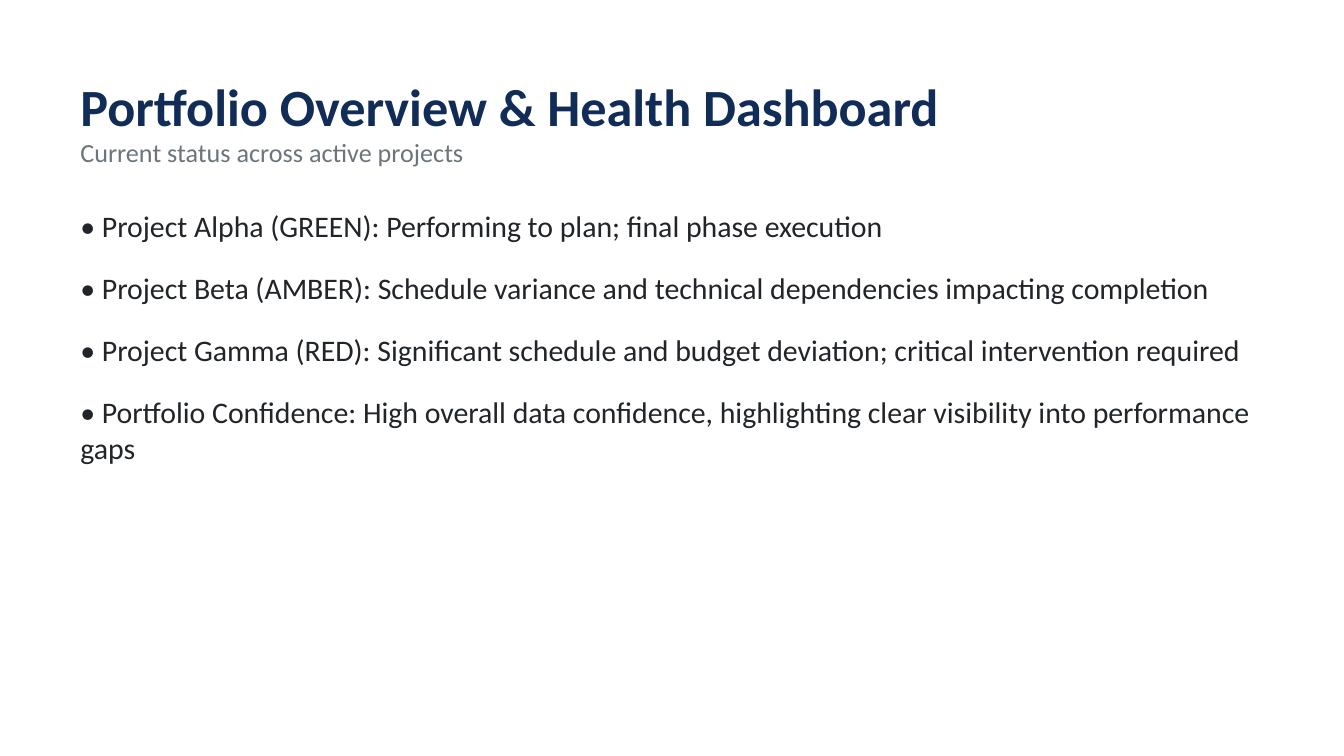
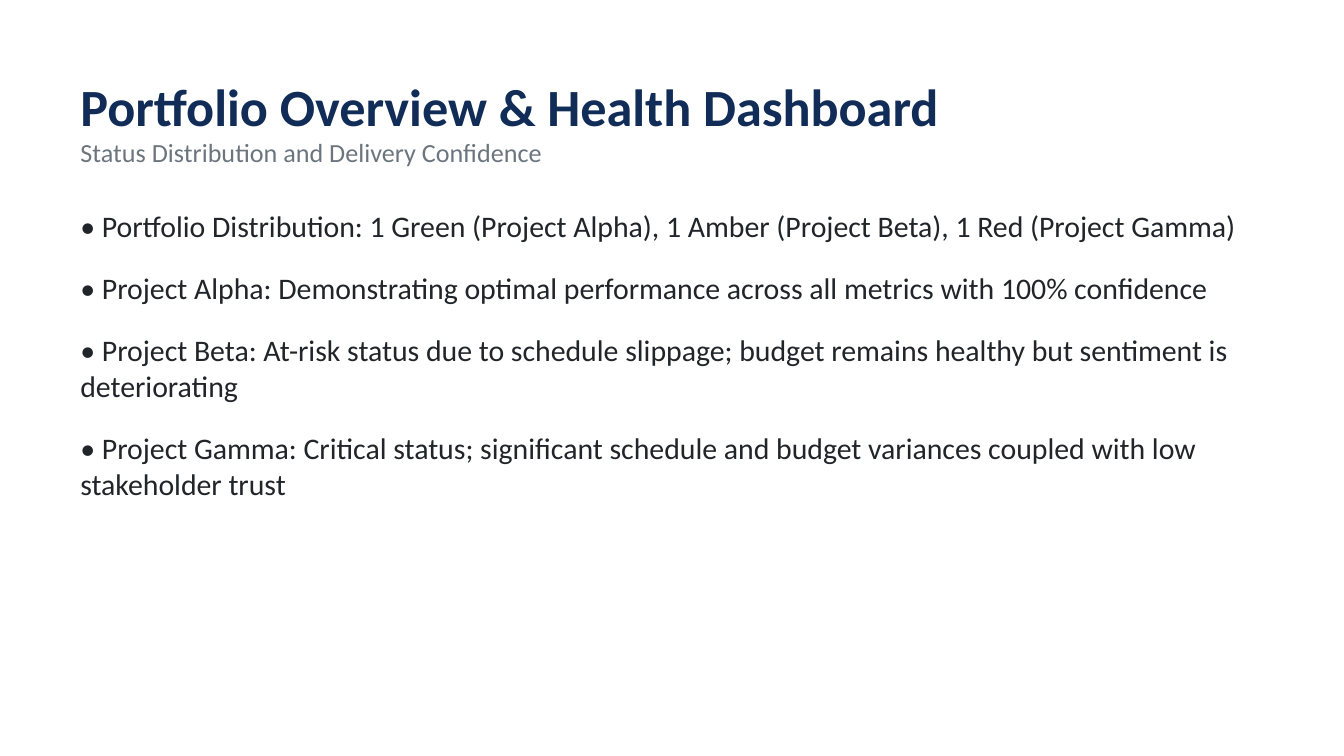
Before and after one commit to Faiz1314/project-health-agent1, a slide deck: slide 2 of outputs/Monthly_Executive_Report.pptx. Drawn at 1344x756 pixels with LibreOffice and Linux fonts; fonts in the diff are those of the drawing. Boxes give left, top, right and bottom in pixels: in the first picture for what was removed or moved away, otherwise in the second. Text is boxed around its words. In the diff, an @@ line names an element or a change of style, - is before the commit and + after.

Commit message:
feat: add Team Velocity and Stakeholder Sentiment as 5th and 6th health indicators
- New src/detr/sentiment.py: AI-powered NLP sentiment analysis via Gemini
- New src/detr/velocity.py: Task throughput scoring with team size adjustment
- Updated weights: schedule 20%, budget 20%, milestone 15%, blockers 20%, sentiment 15%, velocity 10%
- Updated all sample data files with stakeholderFeedback and velocity fields
- Updated RAG_Methodology.md to document all 6 indicators
- Fixed JSON parser in generate_presentation.py for robustness
- Regenerated all batch outputs and monthly presentation

```diff
--- a/outputs/Monthly_Executive_Report.pptx
+++ b/outputs/Monthly_Executive_Report.pptx
@@ text at <box>80,144,542,166</box>: text changed @@
-Current status across active projects
+Status Distribution and Delivery Confidence
@@ text at <box>80,215,1235,496</box>: text changed @@
-• Project Alpha (GREEN): Performing to plan; final phase execution
-• Project Beta (AMBER): Schedule variance and technical dependencies impacting completion
-• Project Gamma (RED): Significant schedule and budget deviation; critical intervention required
-• Portfolio Confidence: High overall data confidence, highlighting clear visibility into performance gaps
+• Portfolio Distribution: 1 Green (Project Alpha), 1 Amber (Project Beta), 1 Red (Project Gamma)
+• Project Alpha: Demonstrating optimal performance across all metrics with 100% confidence
+• Project Beta: At-risk status due to schedule slippage; budget remains healthy but sentiment is deteriorating
+• Project Gamma: Critical status; significant schedule and budget variances coupled with low stakeholder trust
```
Also in this commit, not shown: 5 other slides changed, 16 other files.
